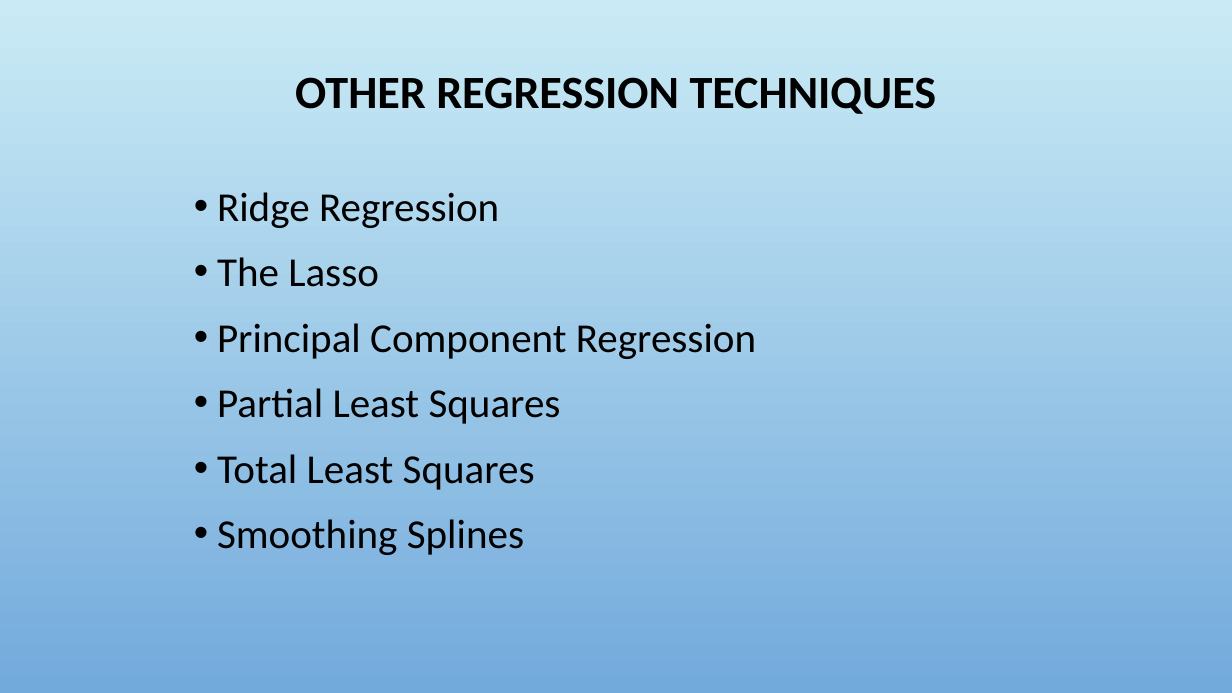
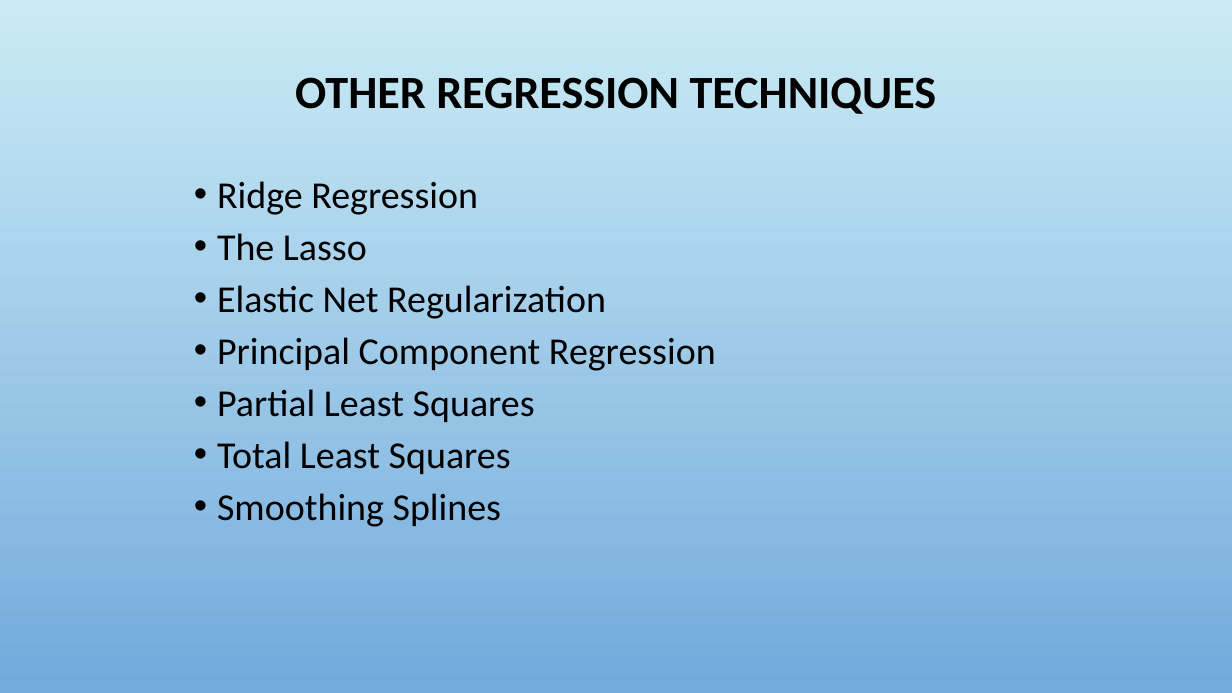
Before and after one commit to fredhutchio/intro-machine-learning, a slide deck: slide 80 of 3. Regression.pptx (slide 79 before the commit). Drawn at 1232x693 pixels with LibreOffice and Linux fonts; fonts in the diff are those of the drawing; background and template pictures are left out. Boxes give left, top, right and bottom in pixels: in the first picture for what was removed or moved away, otherwise in the second. Text is boxed around its words. In the diff, an @@ line names an element or a change of style, - is before the commit and + after.

```diff
--- a/3. Regression.pptx
+++ b/3. Regression.pptx
@@ text at [217, 181, 716, 527]: size 32 to 29.6 pt in "Ridge Regression", "The Lasso", "Principal Component Regression", "Partial Least Squares" and 2 more places; line spacing 1.2 to 1 @@
@@ text at [217, 285, 606, 319]: paragraph added @@
+    • Elastic Net Regularization
```
Also in this commit, not shown: 33 other slides changed, 2 slides added, 1 slide removed.
